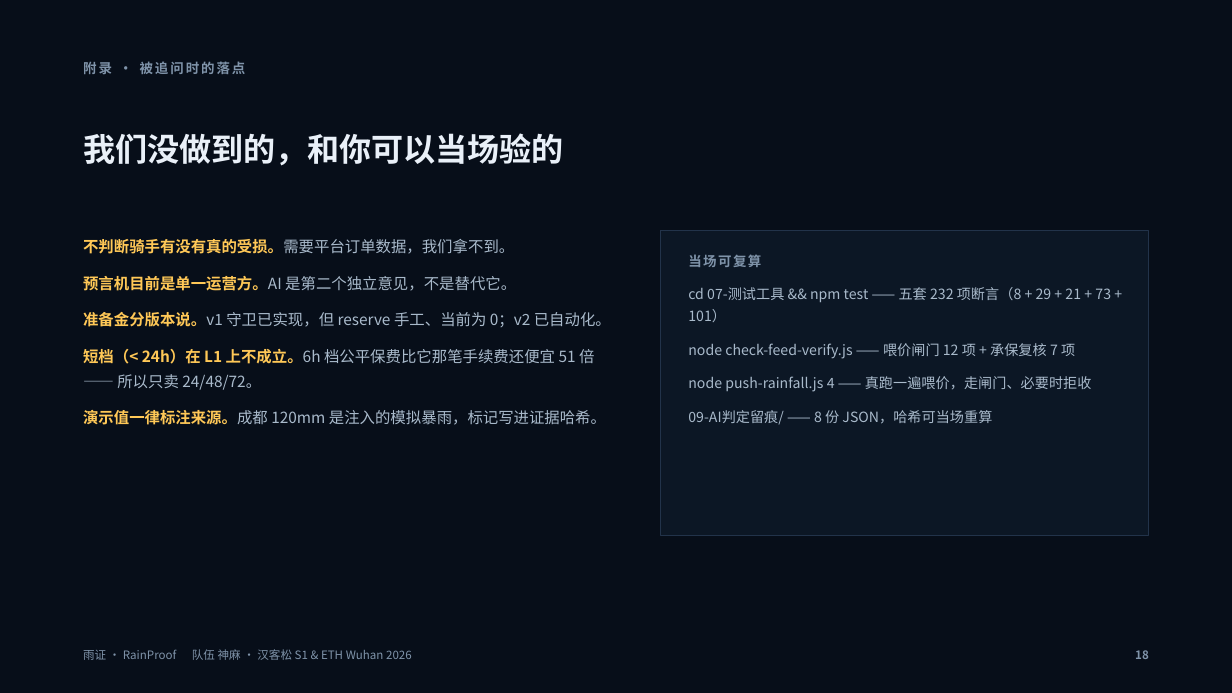
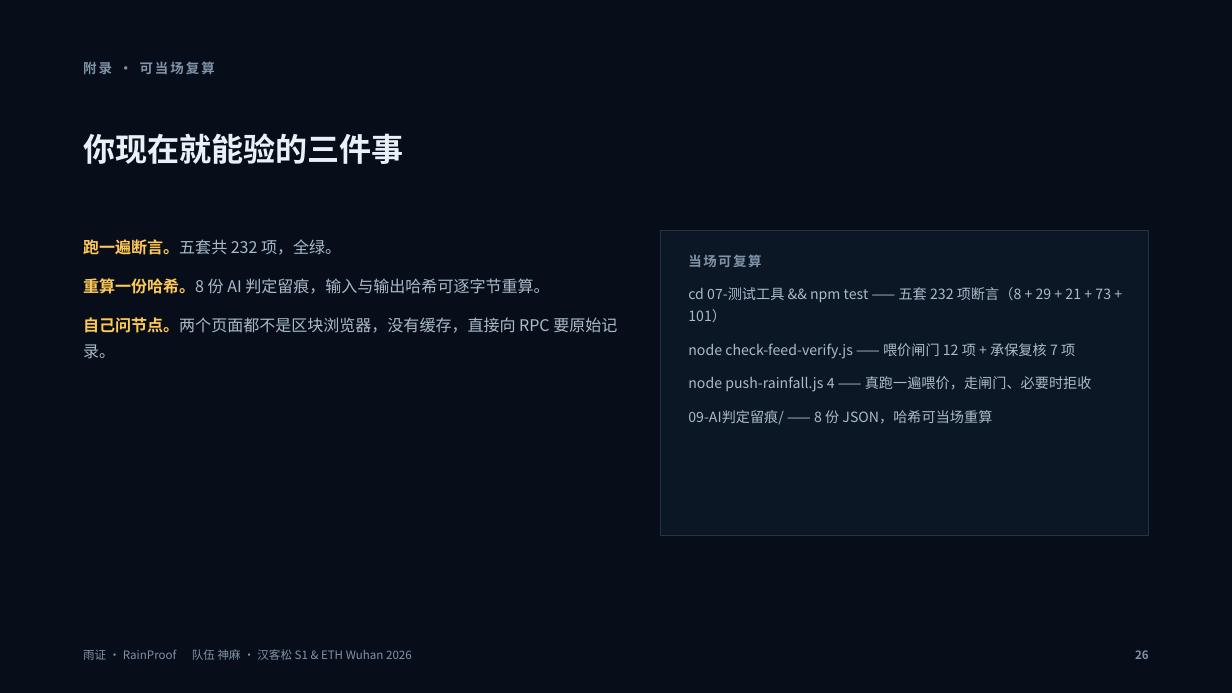
Before and after one commit to juice-butterfly/rainproof, a slide deck: slide 26 of 提交材料/雨证-路演PPT.pptx (slide 18 before the commit). Drawn at 1232x693 pixels with LibreOffice and Linux fonts; fonts in the diff are those of the drawing. Boxes give left, top, right and bottom in pixels: in the first picture for what was removed or moved away, otherwise in the second. Text is boxed around its words. In the diff, an @@ line names an element or a change of style, - is before the commit and + after.

```diff
--- a/提交材料/雨证-路演PPT.pptx
+++ b/提交材料/雨证-路演PPT.pptx
@@ text at (83,61,214,74): text changed @@
-附录 · 被追问时的落点
+附录 · 可当场复算
@@ text at (83,133,403,164): text changed @@
-我们没做到的，和你可以当场验的
+你现在就能验的三件事
@@ text at (83,239,617,359): text changed; size 12 to 12.5 pt @@
-不判断骑手有没有真的受损。需要平台订单数据，我们拿不到。
-预言机目前是单一运营方。AI 是第二个独立意见，不是替代它。
-准备金分版本说。v1 守卫已实现，但 reserve 手工、当前为 0；v2 已自动化。
-短档（< 24h）在 L1 上不成立。6h 档公平保费比它那笔手续费还便宜 51 倍 —— 所以只卖 24/48/72。
-演示值一律标注来源。成都 120mm 是注入的模拟暴雨，标记写进证据哈希。
+跑一遍断言。五套共 232 项，全绿。
+重算一份哈希。8 份 AI 判定留痕，输入与输出哈希可逐字节重算。
+自己问节点。两个页面都不是区块浏览器，没有缓存，直接向 RPC 要原始记录。
@@ text at (1135,650,1149,659): text changed @@
-18
+26
```
Also in this commit, not shown: 5 other slides changed, 8 slides added, 2 other files.
